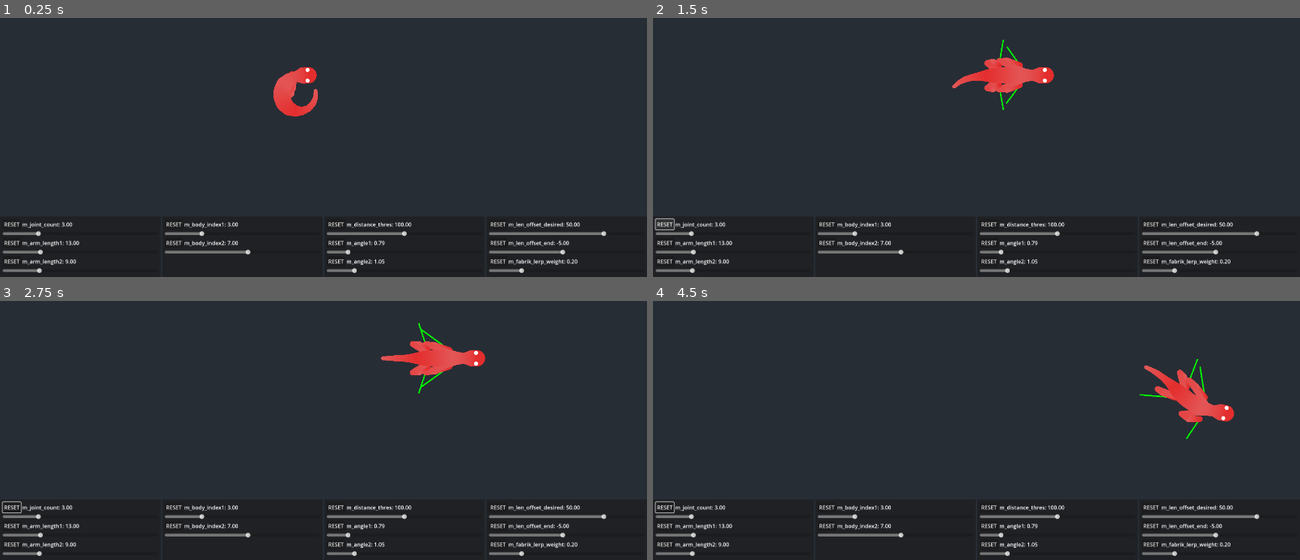
Above: before the commit, frames 1-4 (two rows, left to right).
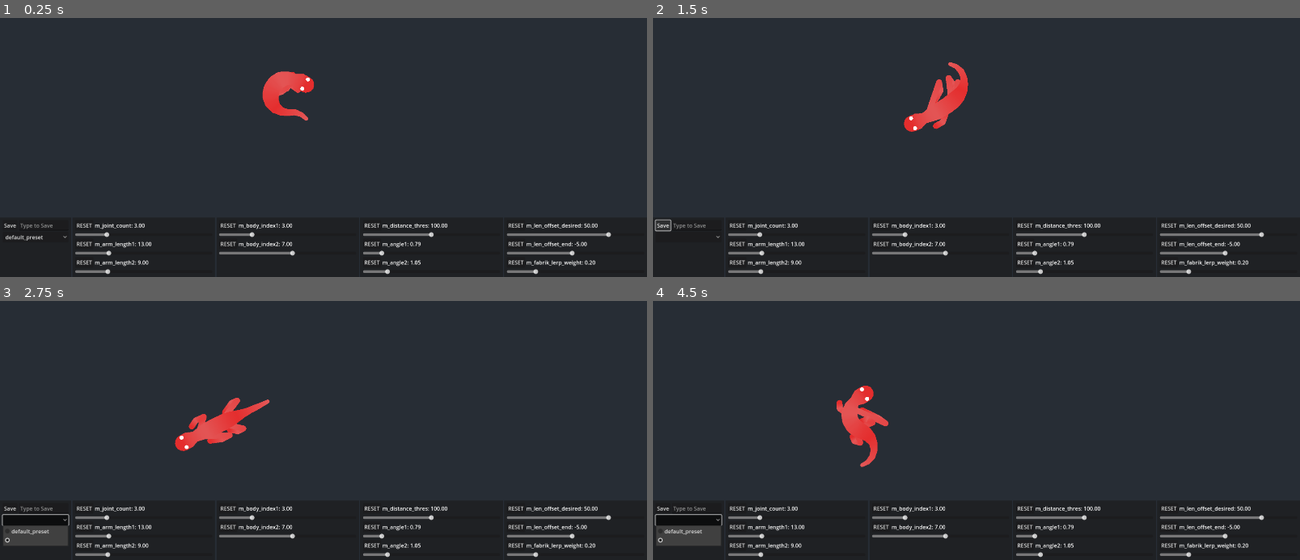
Above: after the commit, the same moments.

Repository: Dowsley/procedural-vivarium
Game: Godot game, scene res://src/game.tscn
Two runs of this game, one before a commit and one after it. Both use one fixed random seed, a clock stepped at 60 frames per second and the inputs below.
Inputs (mouse positions are in pixels of both pictures, inside the frame that each line leads up to):
- Up to frame 1 (0.25 s): no input
- Up to frame 2 (1.5 s): click "RESET" at 0.5 s; click (665, 225) at 1.25 s, where only the run after the commit has a clickable "Save"
- Up to frame 3 (2.75 s): click (32, 521) at 2.02 s
- Up to frame 4 (4.5 s): move the mouse to (1118, 360) at 2.77 s; hold E (steer_right) 2.78-3.53 s; move the mouse to (847, 396) at 3.52 s; hold Q (steer_left) 3.53-4.28 s; move the mouse to (outside the picture) at 4.27 s; hold E (steer_right) from 4.28 s (still down)

The runs differ from the first frame. In frame 1, 4.8% of the frame differs, in the area x 0-95%, y 19-100%; in frame 2, 6.2%; in frame 3, 6.9%, in the area x 0-95%, y 8-100%; in frame 4, 6.9%.

Commit message:
Rough but working Parameter Editor

Diff:
--- /dev/null
+++ b/data/default_preset.tres
@@ -0,0 +1,19 @@
+[gd_resource type="Resource" script_class="Preset" load_steps=2 format=3 uid="uid://k86mamnsfaml"]
+
+[ext_resource type="Script" path="res://src/creatures/preset.gd" id="1_7kmsr"]
+
+[resource]
+script = ExtResource("1_7kmsr")
+params = {
+"m_angle1": 0.785398,
+"m_angle2": 1.0472,
+"m_arm_length1": 13,
+"m_arm_length2": 9,
+"m_body_index1": 3,
+"m_body_index2": 7,
+"m_distance_thres": 100,
+"m_fabrik_lerp_weight": 0.2,
+"m_joint_count": 3,
+"m_len_offset_desired": 50,
+"m_len_offset_end": -5
+}
--- a/src/creatures/lizard.gd
+++ b/src/creatures/lizard.gd
@@ -14,19 +14,7 @@
 
 var active := true
 
-@export var params := {
-	"m_arm_length1": 52 / 4,
-	"m_arm_length2": 36 / 4,
-	"m_joint_count": 3,
-	"m_body_index1": 3,
-	"m_body_index2": 7,
-	"m_angle1": PI / 4,
-	"m_angle2": PI / 3,
-	"m_len_offset_desired": 50,
-	"m_distance_thres": 100,
-	"m_len_offset_end": -5,
-	"m_fabrik_lerp_weight": 0.2,
-}
+@export var preset: Preset
 
 
 func _ready() -> void:
@@ -54,26 +42,26 @@
 
 	for i in range(arms.size()):
 		var side := 1 if i % 2 == 0 else -1
-		var body_index: int = params["m_body_index1"] if i < 2 else params["m_body_index2"]
-		var angle: float = params["m_angle1"] if i < 2 else params["m_angle2"]
+		var body_index: int = get_param("m_body_index1") if i < 2 else get_param("m_body_index2")
+		var angle: float = get_param("m_angle1") if i < 2 else get_param("m_angle2")
 		var angle_offset := angle * side
 
 		var desired_pos := Vector2(
-			get_pos_x(body_index, angle_offset, params["m_len_offset_desired"]),
-			get_pos_y(body_index, angle_offset, params["m_len_offset_desired"])
+			get_pos_x(body_index, angle_offset, get_param("m_len_offset_desired")),
+			get_pos_y(body_index, angle_offset, get_param("m_len_offset_desired"))
 		)
 
-		if desired_pos.distance_to(arms_desired[i]) > params["m_distance_thres"]:
+		if desired_pos.distance_to(arms_desired[i]) > get_param("m_distance_thres"):
 			arms_desired[i] = desired_pos
 
 		var end_angle_offset := (PI / 2 * side)
 		var end_pos := Vector2(
-			get_pos_x(body_index, end_angle_offset, params["m_len_offset_end"]),
-			get_pos_y(body_index, end_angle_offset, params["m_len_offset_end"])
+			get_pos_x(body_index, end_angle_offset, get_param("m_len_offset_end")),
+			get_pos_y(body_index, end_angle_offset, get_param("m_len_offset_end"))
 		)
 
 		arms[i].fabrik_resolve(
-			arms[i].points[0].lerp(arms_desired[i], params["m_fabrik_lerp_weight"]),
+			arms[i].points[0].lerp(arms_desired[i], get_param("m_fabrik_lerp_weight")),
 			end_pos
 		)
 	queue_redraw()
@@ -92,16 +80,20 @@
 	arms_desired.resize(4)
 	for i in range(4):
 		arms_desired[i] = Vector2.ZERO
-		var arm_length: int = params["m_arm_length1"] if i < 2 else params["m_arm_length2"]
-		arms[i].initialize(params["m_joint_count"], arm_length)
+		var arm_length: int = get_param("m_arm_length1") if i < 2 else get_param("m_arm_length2")
+		arms[i].initialize(get_param("m_joint_count"), arm_length)
 
 
 func set_param(key: String, val) -> bool:
-	if not params.has(key):
+	if not preset.params.has(key):
 		return false
-	params[key] = val
+	preset.params[key] = val
+	return true
 
-	return true
+
+func get_param(key: String):
+	assert(preset.params.has(key), "Invalid key: " + String(key))
+	return preset.params[key]
 
 
 func get_pos_x(i: int, angle_offset: float, length_offset: float) -> float:
--- /dev/null
+++ b/src/creatures/preset.gd
@@ -0,0 +1,16 @@
+extends Resource
+class_name Preset
+
+@export var params := {
+	"m_arm_length1": 52 / 4,
+	"m_arm_length2": 36 / 4,
+	"m_joint_count": 3,
+	"m_body_index1": 3,
+	"m_body_index2": 7,
+	"m_angle1": PI / 4,
+	"m_angle2": PI / 3,
+	"m_len_offset_desired": 50,
+	"m_distance_thres": 100,
+	"m_len_offset_end": -5,
+	"m_fabrik_lerp_weight": 0.2,
+}
--- a/src/game.gd
+++ b/src/game.gd
@@ -2,8 +2,73 @@
 
 
 @onready var lizard := %Lizard
+@onready var preset_options := %PresetOptions
+@onready var save_button := %SaveButton
+@onready var save_line_edit := %SaveLineEdit
+
+var preset_names: Array[StringName] = []
+
+const PATH_PREFIX := "res://data/"
 
 
 func _ready() -> void:
-	for node in get_tree().get_nodes_in_group("param_editor"):
+	init_lizards()
+	load_all_preset_names()
+
+
+func init_lizards() -> void:
+	for node: ParamEditor in get_tree().get_nodes_in_group("param_editor"):
 		node.init(lizard)
+
+
+func load_all_preset_names_from_disk() -> Array[StringName]:
+	var presets: Array[StringName] = []
+	var dir = DirAccess.open("res://data")
+	dir.list_dir_begin()
+	if dir != null:
+		var file_name := dir.get_next()
+		while file_name != "":
+			if file_name.ends_with(".tres"):
+				presets.append(file_name.replace(".tres", ""))
+			file_name = dir.get_next()
+	return presets
+
+
+func load_all_preset_names() -> void:
+	preset_options.clear()
+	preset_names = load_all_preset_names_from_disk()
+	var count := 0
+	var to_select := 0
+	for p in preset_names:
+		preset_options.add_item(p)
+		if p == 'default_preset':
+			to_select = count
+		count += 1
+	preset_options.selected = to_select
+
+func does_preset_name_collide(other_name: String) -> bool:
+	for p in preset_names:
+		if p == other_name:
+			return true
+	return false
+
+
+func build_preset_path(p_name: StringName) -> StringName:
+	return PATH_PREFIX + p_name + ".tres"
+
+
+func _on_save_button_button_up() -> void:
+	var new_preset_name: String = save_line_edit.text
+	if not does_preset_name_collide(new_preset_name):
+		var full_path := build_preset_path(new_preset_name)
+		ResourceSaver.save(lizard.preset, full_path)
+		preset_names.append(new_preset_name)
+		preset_options.add_item(new_preset_name)
+		preset_options.selected = preset_names.size()-1
+		save_line_edit.clear()
+
+
+func _on_preset_options_item_selected(index: int) -> void:
+	lizard.preset = ResourceLoader.load(build_preset_path(preset_names[index]))
+	for node: ParamEditor in get_tree().get_nodes_in_group("param_editor"):
+		node.init(lizard)
--- a/src/game.tscn
+++ b/src/game.tscn
@@ -1,8 +1,9 @@
-[gd_scene load_steps=5 format=3 uid="uid://bif56bhg6uym3"]
+[gd_scene load_steps=6 format=3 uid="uid://bif56bhg6uym3"]
 
 [ext_resource type="Script" path="res://src/game.gd" id="1_24r66"]
 [ext_resource type="PackedScene" uid="uid://m16gun5gv8mc" path="res://src/creatures/lizard.tscn" id="2_0mgcl"]
 [ext_resource type="PackedScene" uid="uid://drgfdoyqhj6jb" path="res://src/ui/param_editor.tscn" id="2_fwkne"]
+[ext_resource type="Resource" uid="uid://k86mamnsfaml" path="res://data/default_preset.tres" id="3_4hsf3"]
 
 [sub_resource type="StyleBoxFlat" id="StyleBoxFlat_67e8l"]
 content_margin_left = 8.0
@@ -37,7 +38,7 @@
 [node name="SubViewport" type="SubViewport" parent="VBoxContainer/SubViewportContainer"]
 disable_3d = true
 handle_input_locally = false
-size = Vector2i(1920, 896)
+size = Vector2i(1920, 899)
 render_target_update_mode = 4
 
 [node name="Camera2D" type="Camera2D" parent="VBoxContainer/SubViewportContainer/SubViewport"]
@@ -47,29 +48,59 @@
 [node name="Lizard" parent="VBoxContainer/SubViewportContainer/SubViewport" instance=ExtResource("2_0mgcl")]
 unique_name_in_owner = true
 position = Vector2(904, 560)
-debug = true
-keyboard_control = true
+preset = ExtResource("3_4hsf3")
 
-[node name="HBoxContainer" type="HBoxContainer" parent="VBoxContainer"]
+[node name="VBoxContainer" type="VBoxContainer" parent="VBoxContainer"]
+layout_mode = 2
+
+[node name="HBoxContainer" type="HBoxContainer" parent="VBoxContainer/VBoxContainer"]
 layout_mode = 2
 size_flags_vertical = 3
 
-[node name="PanelContainer4" type="PanelContainer" parent="VBoxContainer/HBoxContainer"]
+[node name="PresetPanelContainer" type="PanelContainer" parent="VBoxContainer/VBoxContainer/HBoxContainer"]
+layout_mode = 2
+size_flags_horizontal = 3
+size_flags_stretch_ratio = 0.5
+theme_override_styles/panel = SubResource("StyleBoxFlat_67e8l")
+
+[node name="VBoxContainer" type="VBoxContainer" parent="VBoxContainer/VBoxContainer/HBoxContainer/PresetPanelContainer"]
+layout_mode = 2
+
+[node name="HBoxContainer" type="HBoxContainer" parent="VBoxContainer/VBoxContainer/HBoxContainer/PresetPanelContainer/VBoxContainer"]
+layout_mode = 2
+
+[node name="SaveButton" type="Button" parent="VBoxContainer/VBoxContainer/HBoxContainer/PresetPanelContainer/VBoxContainer/HBoxContainer"]
+unique_name_in_owner = true
+layout_mode = 2
+size_flags_horizontal = 4
+text = "Save"
+
+[node name="SaveLineEdit" type="LineEdit" parent="VBoxContainer/VBoxContainer/HBoxContainer/PresetPanelContainer/VBoxContainer/HBoxContainer"]
+unique_name_in_owner = true
+layout_mode = 2
+size_flags_horizontal = 3
+placeholder_text = "Type to Save"
+
+[node name="PresetOptions" type="OptionButton" parent="VBoxContainer/VBoxContainer/HBoxContainer/PresetPanelContainer/VBoxContainer"]
+unique_name_in_owner = true
+layout_mode = 2
+
+[node name="PanelContainer4" type="PanelContainer" parent="VBoxContainer/VBoxContainer/HBoxContainer"]
 layout_mode = 2
 size_flags_horizontal = 3
 theme_override_styles/panel = SubResource("StyleBoxFlat_67e8l")
 
-[node name="VBoxContainer" type="VBoxContainer" parent="VBoxContainer/HBoxContainer/PanelContainer4"]
+[node name="VBoxContainer" type="VBoxContainer" parent="VBoxContainer/VBoxContainer/HBoxContainer/PanelContainer4"]
 layout_mode = 2
 
-[node name="JointCountParamEditor" parent="VBoxContainer/HBoxContainer/PanelContainer4/VBoxContainer" groups=["param_editor"] instance=ExtResource("2_fwkne")]
+[node name="JointCountParamEditor" parent="VBoxContainer/VBoxContainer/HBoxContainer/PanelContainer4/VBoxContainer" groups=["param_editor"] instance=ExtResource("2_fwkne")]
 layout_mode = 2
 param_name = "m_joint_count"
 min = 1.0
 max = 10.0
 should_trigger_arm_compute = true
 
-[node name="ArmLen1ParamEditor" parent="VBoxContainer/HBoxContainer/PanelContainer4/VBoxContainer" groups=["param_editor"] instance=ExtResource("2_fwkne")]
+[node name="ArmLen1ParamEditor" parent="VBoxContainer/VBoxContainer/HBoxContainer/PanelContainer4/VBoxContainer" groups=["param_editor"] instance=ExtResource("2_fwkne")]
 layout_mode = 2
 param_name = "m_arm_length1"
 min = 1.0
@@ -77,7 +108,7 @@
 step = 0.1
 should_trigger_arm_compute = true
 
-[node name="ArmLen2ParamEditor" parent="VBoxContainer/HBoxContainer/PanelContainer4/VBoxContainer" groups=["param_editor"] instance=ExtResource("2_fwkne")]
+[node name="ArmLen2ParamEditor" parent="VBoxContainer/VBoxContainer/HBoxContainer/PanelContainer4/VBoxContainer" groups=["param_editor"] instance=ExtResource("2_fwkne")]
 layout_mode = 2
 param_name = "m_arm_length2"
 min = 1.0
@@ -85,72 +116,75 @@
 step = 0.1
 should_trigger_arm_compute = true
 
-[node name="PanelContainer" type="PanelContainer" parent="VBoxContainer/HBoxContainer"]
+[node name="PanelContainer" type="PanelContainer" parent="VBoxContainer/VBoxContainer/HBoxContainer"]
 layout_mode = 2
 size_flags_horizontal = 3
 theme_override_styles/panel = SubResource("StyleBoxFlat_67e8l")
 
-[node name="VBoxContainer" type="VBoxContainer" parent="VBoxContainer/HBoxContainer/PanelContainer"]
+[node name="VBoxContainer" type="VBoxContainer" parent="VBoxContainer/VBoxContainer/HBoxContainer/PanelContainer"]
 layout_mode = 2
 
-[node name="BodyIndex1ParamEditor" parent="VBoxContainer/HBoxContainer/PanelContainer/VBoxContainer" groups=["param_editor"] instance=ExtResource("2_fwkne")]
+[node name="BodyIndex1ParamEditor" parent="VBoxContainer/VBoxContainer/HBoxContainer/PanelContainer/VBoxContainer" groups=["param_editor"] instance=ExtResource("2_fwkne")]
 layout_mode = 2
 param_name = "m_body_index1"
 max = 13.0
 
-[node name="BodyIndex2ParamEditor" parent="VBoxContainer/HBoxContainer/PanelContainer/VBoxContainer" groups=["param_editor"] instance=ExtResource("2_fwkne")]
+[node name="BodyIndex2ParamEditor" parent="VBoxContainer/VBoxContainer/HBoxContainer/PanelContainer/VBoxContainer" groups=["param_editor"] instance=ExtResource("2_fwkne")]
 layout_mode = 2
 param_name = "m_body_index2"
 max = 13.0
 
-[node name="PanelContainer2" type="PanelContainer" parent="VBoxContainer/HBoxContainer"]
+[node name="PanelContainer2" type="PanelContainer" parent="VBoxContainer/VBoxContainer/HBoxContainer"]
 layout_mode = 2
 size_flags_horizontal = 3
 theme_override_styles/panel = SubResource("StyleBoxFlat_67e8l")
 
-[node name="VBoxContainer" type="VBoxContainer" parent="VBoxContainer/HBoxContainer/PanelContainer2"]
+[node name="VBoxContainer" type="VBoxContainer" parent="VBoxContainer/VBoxContainer/HBoxContainer/PanelContainer2"]
 layout_mode = 2
 
-[node name="DistThresParamEditor" parent="VBoxContainer/HBoxContainer/PanelContainer2/VBoxContainer" groups=["param_editor"] instance=ExtResource("2_fwkne")]
+[node name="DistThresParamEditor" parent="VBoxContainer/VBoxContainer/HBoxContainer/PanelContainer2/VBoxContainer" groups=["param_editor"] instance=ExtResource("2_fwkne")]
 layout_mode = 2
 param_name = "m_distance_thres"
 max = 200.0
 step = 0.1
 
-[node name="Angle1ParamEditor3" parent="VBoxContainer/HBoxContainer/PanelContainer2/VBoxContainer" groups=["param_editor"] instance=ExtResource("2_fwkne")]
+[node name="Angle1ParamEditor3" parent="VBoxContainer/VBoxContainer/HBoxContainer/PanelContainer2/VBoxContainer" groups=["param_editor"] instance=ExtResource("2_fwkne")]
 layout_mode = 2
 param_name = "m_angle1"
 max = 6.283
 step = 0.001
 
-[node name="Angle2ParamEditor" parent="VBoxContainer/HBoxContainer/PanelContainer2/VBoxContainer" groups=["param_editor"] instance=ExtResource("2_fwkne")]
+[node name="Angle2ParamEditor" parent="VBoxContainer/VBoxContainer/HBoxContainer/PanelContainer2/VBoxContainer" groups=["param_editor"] instance=ExtResource("2_fwkne")]
 layout_mode = 2
 param_name = "m_angle2"
 max = 6.283
 step = 0.001
 
-[node name="PanelContainer3" type="PanelContainer" parent="VBoxContainer/HBoxContainer"]
+[node name="PanelContainer3" type="PanelContainer" parent="VBoxContainer/VBoxContainer/HBoxContainer"]
 layout_mode = 2
 size_flags_horizontal = 3
 theme_override_styles/panel = SubResource("StyleBoxFlat_67e8l")
 
-[node name="VBoxContainer" type="VBoxContainer" parent="VBoxContainer/HBoxContainer/PanelContainer3"]
+[node name="VBoxContainer" type="VBoxContainer" parent="VBoxContainer/VBoxContainer/HBoxContainer/PanelContainer3"]
 layout_mode = 2
 
-[node name="LenOffsetDesiredParamEditor" parent="VBoxContainer/HBoxContainer/PanelContainer3/VBoxContainer" groups=["param_editor"] instance=ExtResource("2_fwkne")]
+[node name="LenOffsetDesiredParamEditor" parent="VBoxContainer/VBoxContainer/HBoxContainer/PanelContainer3/VBoxContainer" groups=["param_editor"] instance=ExtResource("2_fwkne")]
 layout_mode = 2
 param_name = "m_len_offset_desired"
 min = -100.0
 step = 0.1
 
-[node name="LenOffsetEndParamEditor" parent="VBoxContainer/HBoxContainer/PanelContainer3/VBoxContainer" groups=["param_editor"] instance=ExtResource("2_fwkne")]
+[node name="LenOffsetEndParamEditor" parent="VBoxContainer/VBoxContainer/HBoxContainer/PanelContainer3/VBoxContainer" groups=["param_editor"] instance=ExtResource("2_fwkne")]
 layout_mode = 2
 param_name = "m_len_offset_end"
 min = -100.0
 step = 0.1
 
-[node name="FabrikLerpEndParamEditor3" parent="VBoxContainer/HBoxContainer/PanelContainer3/VBoxContainer" groups=["param_editor"] instance=ExtResource("2_fwkne")]
+[node name="FabrikLerpEndParamEditor3" parent="VBoxContainer/VBoxContainer/HBoxContainer/PanelContainer3/VBoxContainer" groups=["param_editor"] instance=ExtResource("2_fwkne")]
 layout_mode = 2
 param_name = "m_fabrik_lerp_weight"
 max = 1.0
 step = 0.001
+
+[connection signal="button_up" from="VBoxContainer/VBoxContainer/HBoxContainer/PresetPanelContainer/VBoxContainer/HBoxContainer/SaveButton" to="." method="_on_save_button_button_up"]
+[connection signal="item_selected" from="VBoxContainer/VBoxContainer/HBoxContainer/PresetPanelContainer/VBoxContainer/PresetOptions" to="." method="_on_preset_options_item_selected"]
--- a/src/ui/param_editor.gd
+++ b/src/ui/param_editor.gd
@@ -1,4 +1,5 @@
 extends VBoxContainer
+class_name ParamEditor
 
 
 @onready var name_label := %NameLabel
@@ -24,7 +25,7 @@
 
 func init(lizard: Lizard) -> void:
 	self.lizard = lizard
-	var val: float = lizard.params[param_name]
+	var val: float = lizard.get_param(param_name)
 	set_val(val)
 	default_val = val
 	slider.value = val
